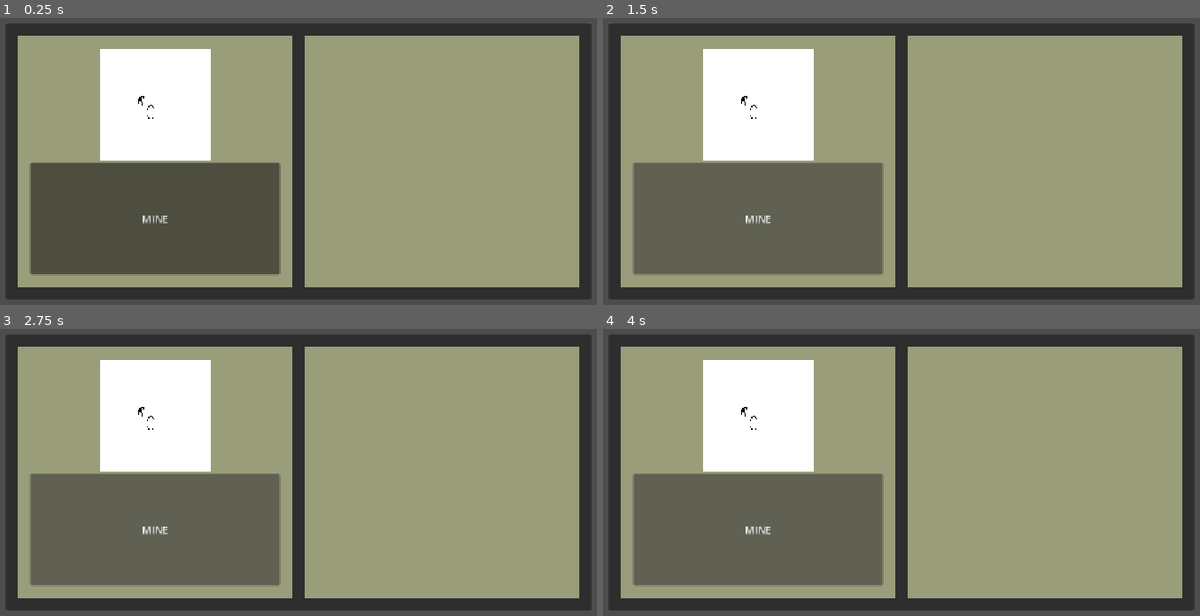
Above: before the commit, frames 1-4 (two rows, left to right).
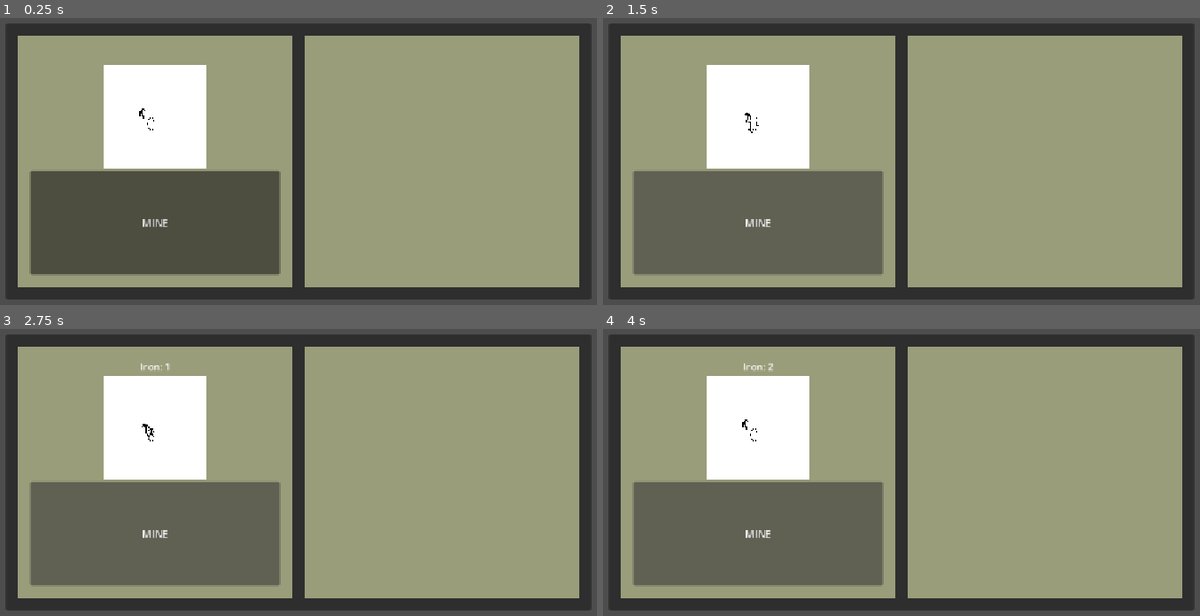
Above: after the commit, the same moments.

Repository: KinardJacob/JK-Research-Milestone-CSCE490
Game: Godot game, scene res://main.tscn
Two runs of this game, one before a commit and one after it. Both use one fixed random seed, a clock stepped at 60 frames per second and the inputs below.
Inputs:
- Up to frame 1 (0.25 s): no input
- Up to frame 2 (1.5 s): click "MINE" at 0.5 s; click "MINE" at 1.25 s
- Up to frame 3 (2.75 s): click "MINE" at 2 s
- Up to frame 4 (4 s): tap Enter at 3.5 s

The runs differ from the first frame. In frame 1, 3.0% of the frame differs, in the area x 4-48%, y 10-73%; in frame 2, 3.0%; in frame 3, 3.0%, in the area x 5-48%, y 10-73%; in frame 4, 3.0%.

Commit message:
added collection of iron by clikcking the mine button

Diff:
--- /dev/null
+++ b/Godot-Project-Files/main.gd
@@ -0,0 +1,14 @@
+extends Control
+
+@onready var animation_player: AnimationPlayer = $AnimationPlayer
+@onready var mine_label: Label = $MarginContainer/PanelContainer/MarginContainer/HBoxContainer/MineSpace/MarginContainer/VBoxContainer/Label
+
+var Iron = 0
+
+func _on_button_pressed() -> void:
+	animation_player.play("mine")
+
+
+func _on_animation_player_animation_finished(anim_name: StringName) -> void:
+	Iron = Iron + 1
+	mine_label.text = "Iron: " + str(Iron)
--- a/Godot-Project-Files/main.tscn
+++ b/Godot-Project-Files/main.tscn
@@ -1,5 +1,6 @@
 [gd_scene format=3 uid="uid://cqow47bch5ocs"]
 
+[ext_resource type="Script" uid="uid://dt2ofan62emnk" path="res://main.gd" id="1_1bvp3"]
 [ext_resource type="Texture2D" uid="uid://bo2p2vpqbesi2" path="res://mining/Untitled.png" id="1_h2yge"]
 [ext_resource type="Texture2D" uid="uid://rkcgsb6nfyuy" path="res://mining/Untitled2.png" id="2_1bvp3"]
 [ext_resource type="Texture2D" uid="uid://cta36mngmva1h" path="res://mining/Untitled3.png" id="3_lquwl"]
@@ -51,6 +52,7 @@
 anchor_bottom = 1.0
 grow_horizontal = 2
 grow_vertical = 2
+script = ExtResource("1_1bvp3")
 
 [node name="MarginContainer" type="MarginContainer" parent="." unique_id=964755083]
 layout_mode = 1
@@ -93,6 +95,10 @@
 [node name="VBoxContainer" type="VBoxContainer" parent="MarginContainer/PanelContainer/MarginContainer/HBoxContainer/MineSpace/MarginContainer" unique_id=15106299]
 layout_mode = 2
 
+[node name="Label" type="Label" parent="MarginContainer/PanelContainer/MarginContainer/HBoxContainer/MineSpace/MarginContainer/VBoxContainer" unique_id=1826963290]
+layout_mode = 2
+horizontal_alignment = 1
+
 [node name="TextureRect" type="TextureRect" parent="MarginContainer/PanelContainer/MarginContainer/HBoxContainer/MineSpace/MarginContainer/VBoxContainer" unique_id=1300302859]
 texture_filter = 1
 layout_mode = 2
@@ -114,3 +120,6 @@
 [node name="AnimationPlayer" type="AnimationPlayer" parent="." unique_id=2118080671]
 root_node = NodePath("../MarginContainer/PanelContainer/MarginContainer/HBoxContainer/MineSpace/MarginContainer/VBoxContainer/TextureRect")
 libraries/ = SubResource("AnimationLibrary_5vw27")
+
+[connection signal="pressed" from="MarginContainer/PanelContainer/MarginContainer/HBoxContainer/MineSpace/MarginContainer/VBoxContainer/Button" to="." method="_on_button_pressed"]
+[connection signal="animation_finished" from="AnimationPlayer" to="." method="_on_animation_player_animation_finished"]
Not shown, added: Godot-Project-Files/main.gd.uid
